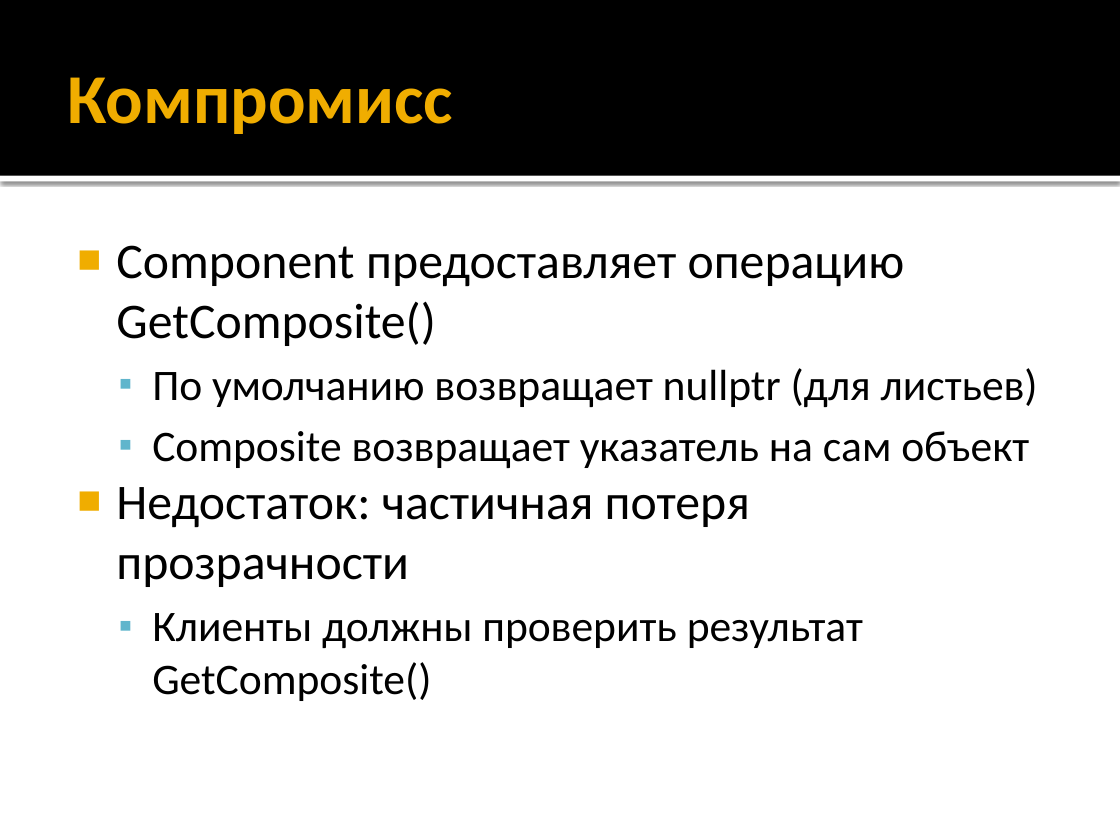
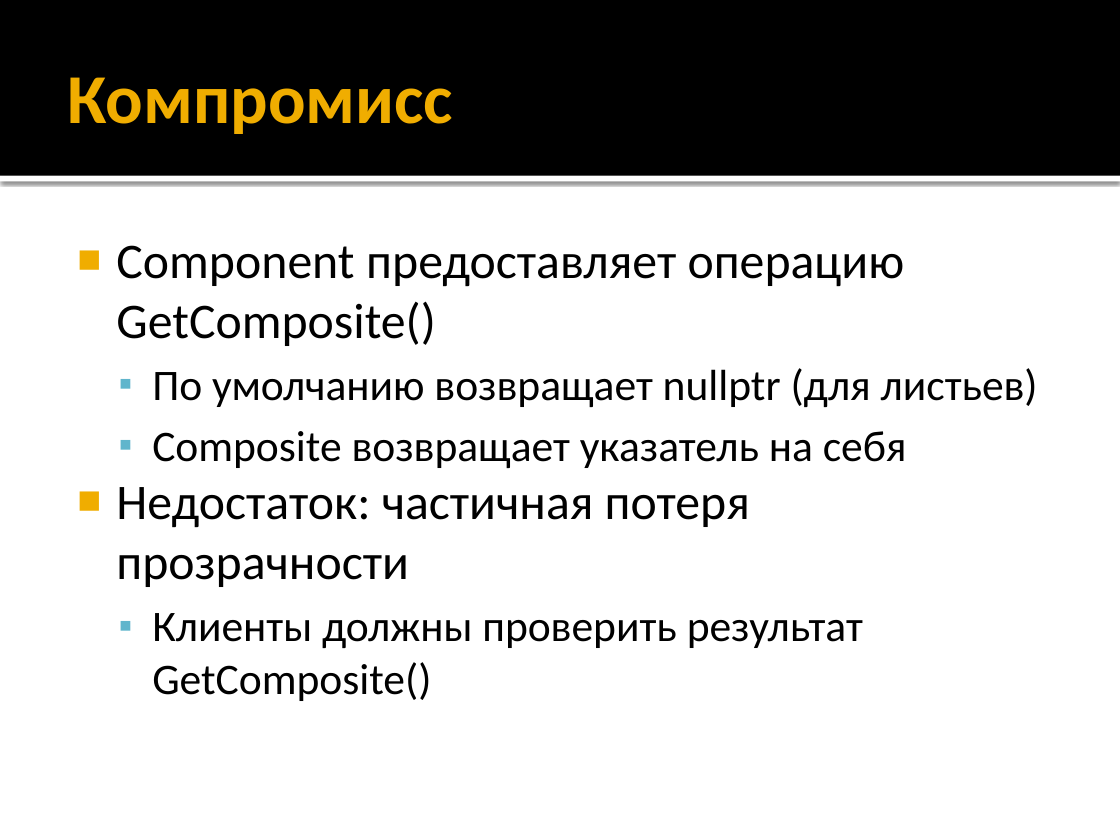
Before and after one commit to alexey-malov/ood, a slide deck: slide 26 of lectures/10.composite/composite.pptx (slide 25 before the commit). Drawn at 1120x840 pixels with LibreOffice and Linux fonts; fonts in the diff are those of the drawing. Boxes give left, top, right and bottom in pixels: in the first picture for what was removed or moved away, otherwise in the second. Text is boxed around its words. In the diff, an @@ line names an element or a change of style, - is before the commit and + after.

```diff
--- a/lectures/10.composite/composite.pptx
+++ b/lectures/10.composite/composite.pptx
@@ text at [152, 431, 907, 468]: text changed @@
-  ▪ Composite возвращает указатель на сам объект
+  ▪ Composite возвращает указатель на себя
```
Also in this commit, not shown: 9 other slides changed, 4 slides added, 1 other file.
